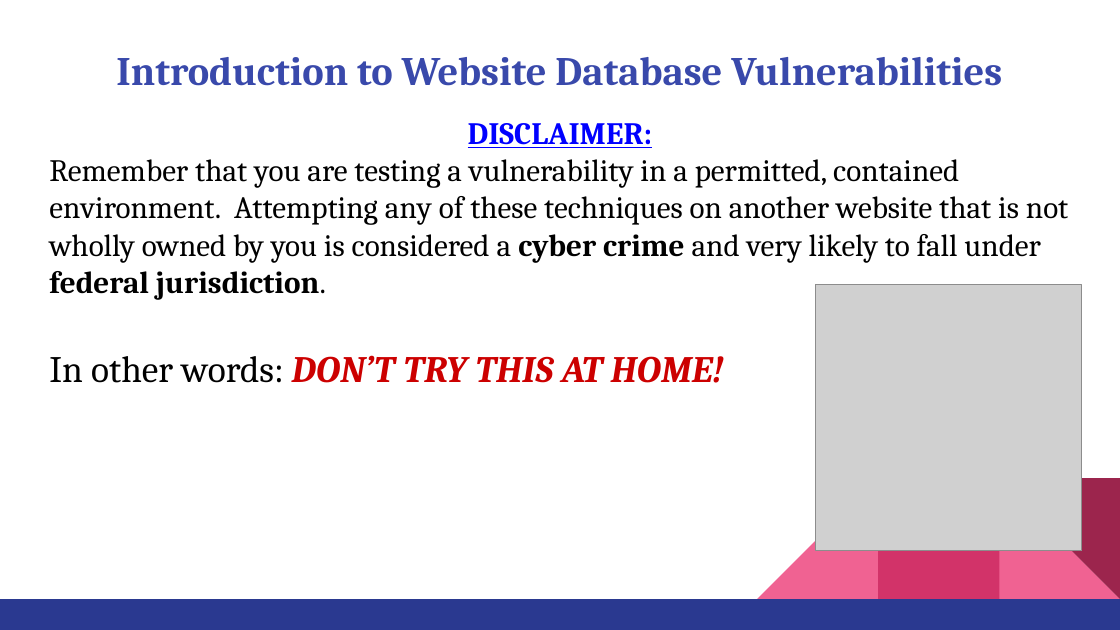
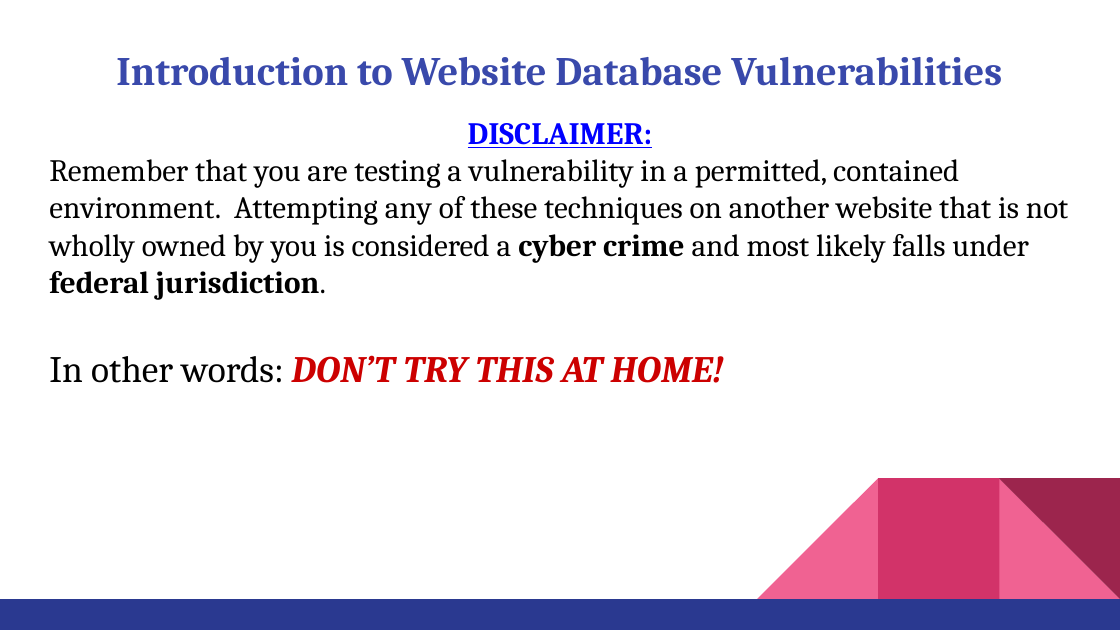
Before and after one commit to hunter-teacher-cert/summer-2020-topics-project-select-rw_tl-from-database, a slide deck: slide 3 of Database, Day 00 presentation.pptx. Drawn at 1120x630 pixels with LibreOffice and Linux fonts; fonts in the diff are those of the drawing; grey boxes stand for pictures; background and template pictures are left out. Boxes give left, top, right and bottom in pixels: in the first picture for what was removed or moved away, otherwise in the second. Text is boxed around its words. In the diff, an @@ line names an element or a change of style, - is before the commit and + after.

```diff
--- a/Database, Day 00 presentation.pptx
+++ b/Database, Day 00 presentation.pptx
@@ text at <box>49,159,1068,300</box>: text changed @@
-Remember that you are testing a vulnerability in a permitted, contained environment. Attempting any of these techniques on another website that is not wholly owned by you is considered a cyber crime and very likely to fall under federal jurisdiction.
+Remember that you are testing a vulnerability in a permitted, contained environment. Attempting any of these techniques on another website that is not wholly owned by you is considered a cyber crime and most likely falls under federal jurisdiction.
@@ picture removed at <box>815,284,1082,551</box> @@
```
Also in this commit, not shown: 1 other slide changed, 1 slide added, 1 slide removed, 1 other file.
